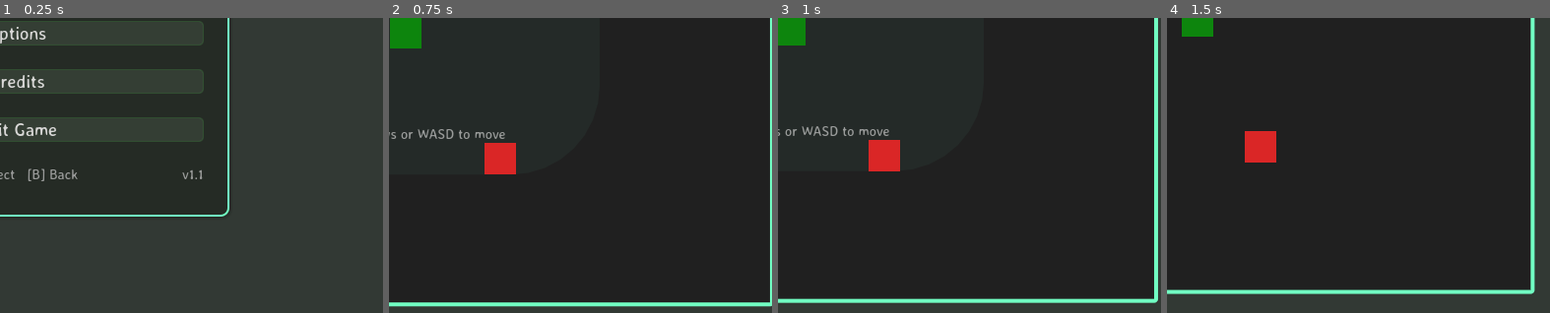
Above: before the commit, frames 1-4 (left to right).
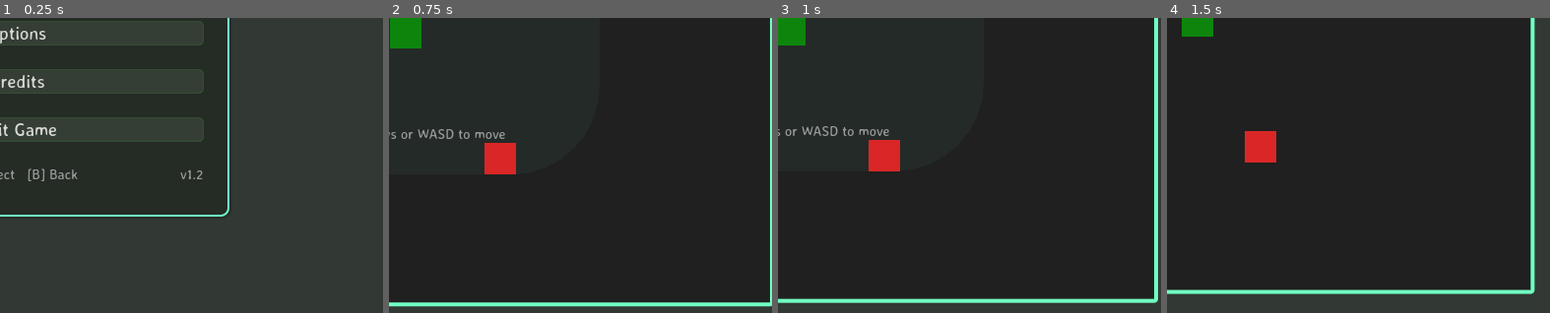
Above: after the commit, the same moments.

Repository: bluehexagons/snake2d
Game: Godot game, scene res://scenes/main/main.tscn
Same seed, same stepped clock (60 frames per second), same inputs: the game is played once before the commit and once after it.
Inputs (mouse positions are % of the whole screen's width and height, from its top left):
- Up to frame 1 (0.25 s): no input
- Up to frame 2 (0.75 s): click "Start Game" at 0.5 s
- Up to frame 3 (1 s): no input
- Up to frame 4 (1.5 s): tap Enter at 1.25 s; move the mouse to (74, 45) at 1.27 s; hold Right (right) from 1.28 s (still down); click (74, 45) at 1.42 s
The pictures show only the part of the screen within x 49-99%, y 50-100%; the shares and areas given below are measured in that part.

The runs differ from the first frame. In frame 1, 0.1% of the frame differs, in the area x 47-53%, y 51-55%; in frame 2, nothing differs; in frame 3, nothing differs; in frame 4, nothing differs.

Commit message:
Bump label to v1.2

Diff:
--- a/scenes/ui/main_menu.tscn
+++ b/scenes/ui/main_menu.tscn
@@ -237,5 +237,5 @@
 size_flags_vertical = 8
 theme_override_colors/font_color = Color(0.752941, 0.752941, 0.752941, 0.752941)
 theme_override_font_sizes/font_size = 14
-text = "v1.1"
+text = "v1.2"
 horizontal_alignment = 2
